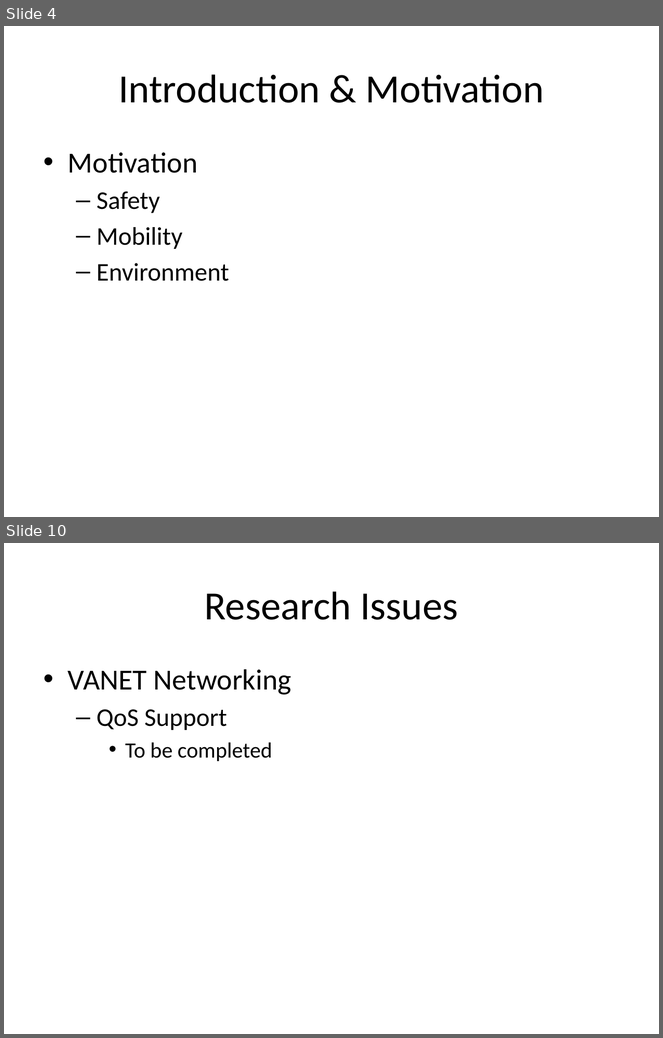
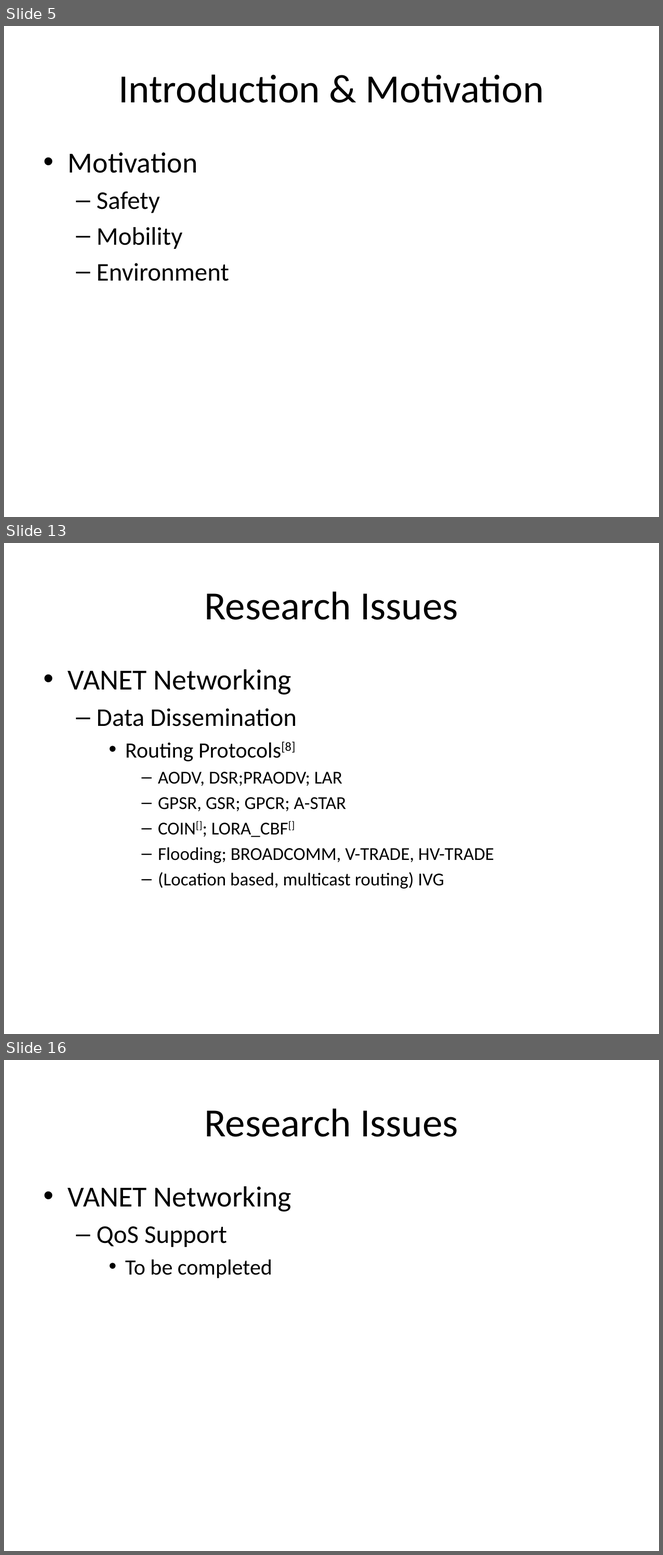
Before and after one commit to zhuangdizhu/huawei_internship, a slide deck: V2V/V2VReview.pptx. Shown one above the other, each under a label of ours: slides 4 and 10 before the commit, slides 5, 13 and 16 after it; the slides between them are not shown. The pictures are 663x1038 and 663x1555 pixels, drawn with LibreOffice and Linux fonts; fonts in the diff are those of the drawing. Boxes give left, top, right and bottom in pixels: in the first picture for what was removed or moved away, otherwise in the second. Text is boxed around its words. In the diff, an @@ line names an element or a change of style, - is before the commit and + after.

```diff
--- a/V2V/V2VReview.pptx
+++ b/V2V/V2VReview.pptx
@@ slide 13 added at (4, 543, 659, 1034), background #FFFFFF @@
@@ title added at (204, 591, 458, 620), 44 pt, text #000000 @@
+Research Issues
@@ text added at (68, 669, 494, 889), 20 pt, text #000000 @@
+• VANET Networking
+  – Data Dissemination
+    • Routing Protocols[8]
+      – AODV, DSR;PRAODV; LAR
+      – GPSR, GSR; GPCR; A-STAR
+      – COIN[]; LORA_CBF[]
+      – Flooding; BROADCOMM, V-TRADE, HV-TRADE
+      – (Location based, multicast routing) IVG
@@ what was slide 4 is now slide 5 @@
@@ what was slide 10 is now slide 16 @@
```
Also in this commit, not shown: 10 slides changed, 7 other slides added, 1 slide removed, 11 other files.
